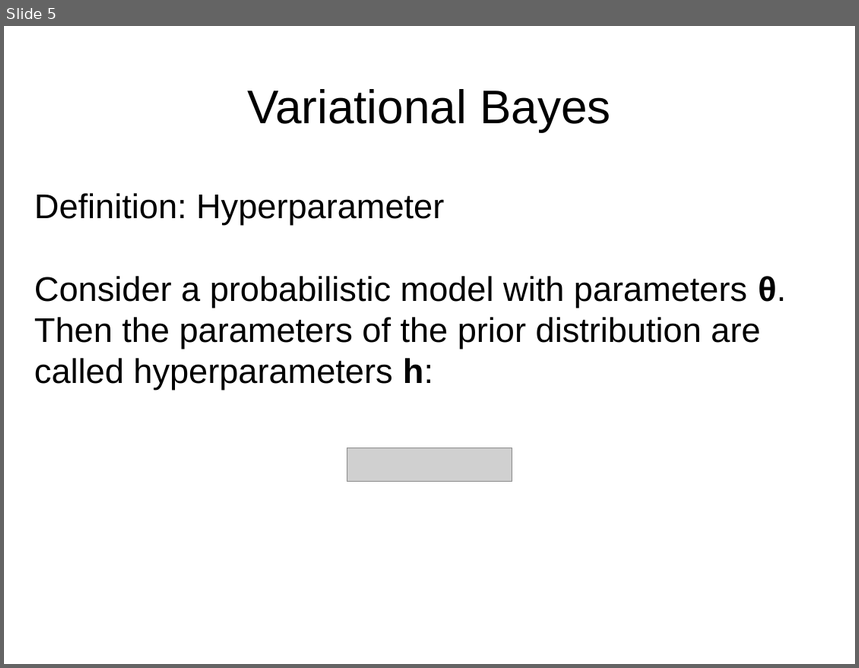
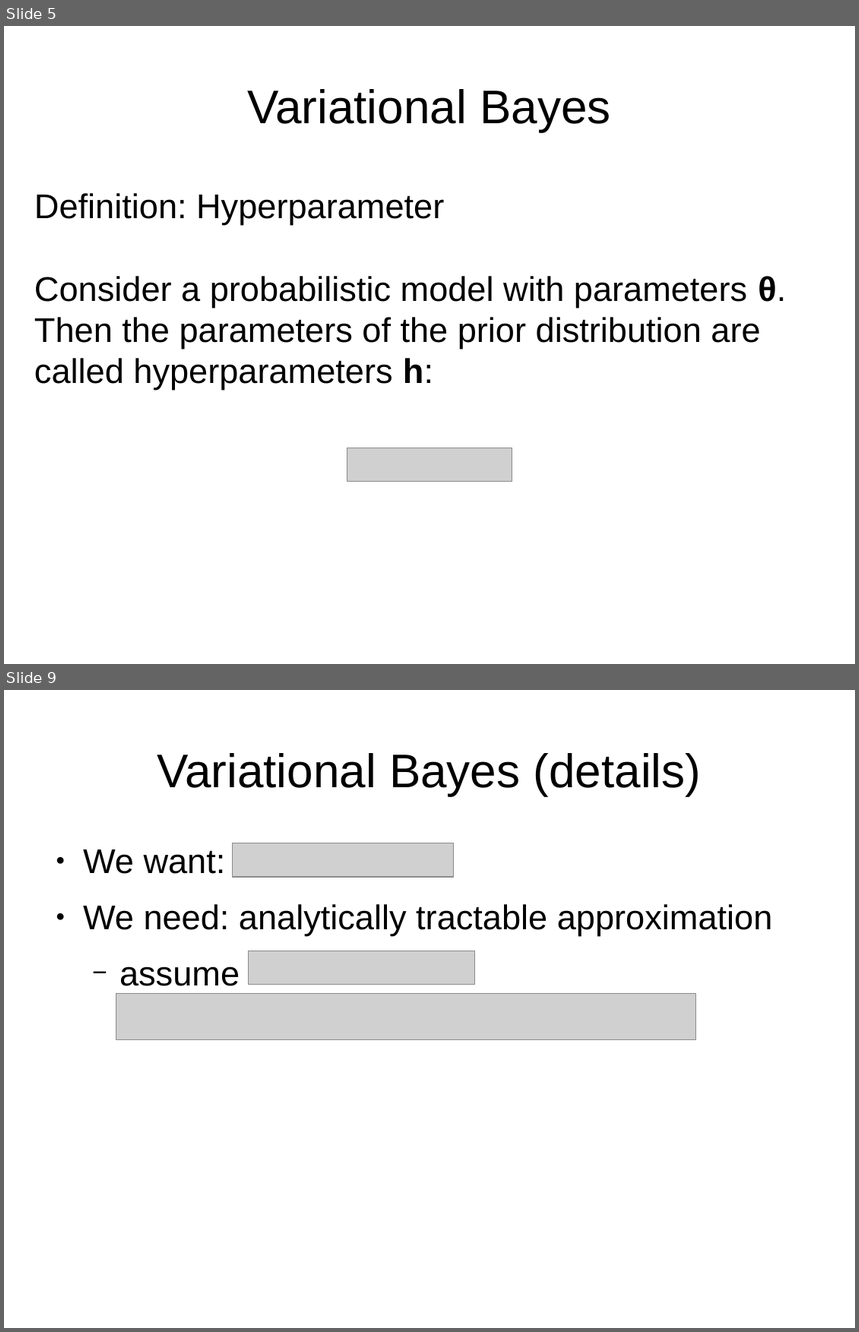
Before and after one commit to jPhy/master_thesis, a slide deck: presentation_25_July_BAT_day/presentation.odp. Shown one above the other, each under a label of ours: slide 5 before the commit, slides 5 and 9 after it; the slides between them are not shown. The pictures are 859x668 and 859x1332 pixels, drawn with LibreOffice and Linux fonts; fonts in the diff are those of the drawing; grey boxes stand for pictures. Boxes give left, top, right and bottom in pixels: in the first picture for what was removed or moved away, otherwise in the second. Text is boxed around its words. In the diff, an @@ line names an element or a change of style, - is before the commit and + after.

Commit message:
[presentation_BAT_day] final improvements and corrections
o pypmc_demo: make Perplexity and ESS the last output (avoid scrolling)
o rename component weights omega --> alpha
o move details on VB to very end
o include presentation as pdf file

```diff
--- a/presentation_25_July_BAT_day/presentation.odp
+++ b/presentation_25_July_BAT_day/presentation.odp
@@ slide 9 added at bbox=[4, 690, 855, 1328], background #FFFFFF @@
@@ title added at bbox=[157, 753, 702, 796], 44 pt, text #000000 @@
+Variational Bayes (details)
@@ picture added at bbox=[233, 844, 454, 877] @@
@@ text added at bbox=[83, 850, 773, 986], 32 pt, text #000000 @@
+● We want:
+● We need: analytically tractable approximation
+  − assume
@@ picture added at bbox=[249, 951, 475, 984] @@
@@ picture added at bbox=[116, 994, 696, 1040] @@
```
Also in this commit, not shown: 4 slides changed, 1 slide removed, 2 other files.
